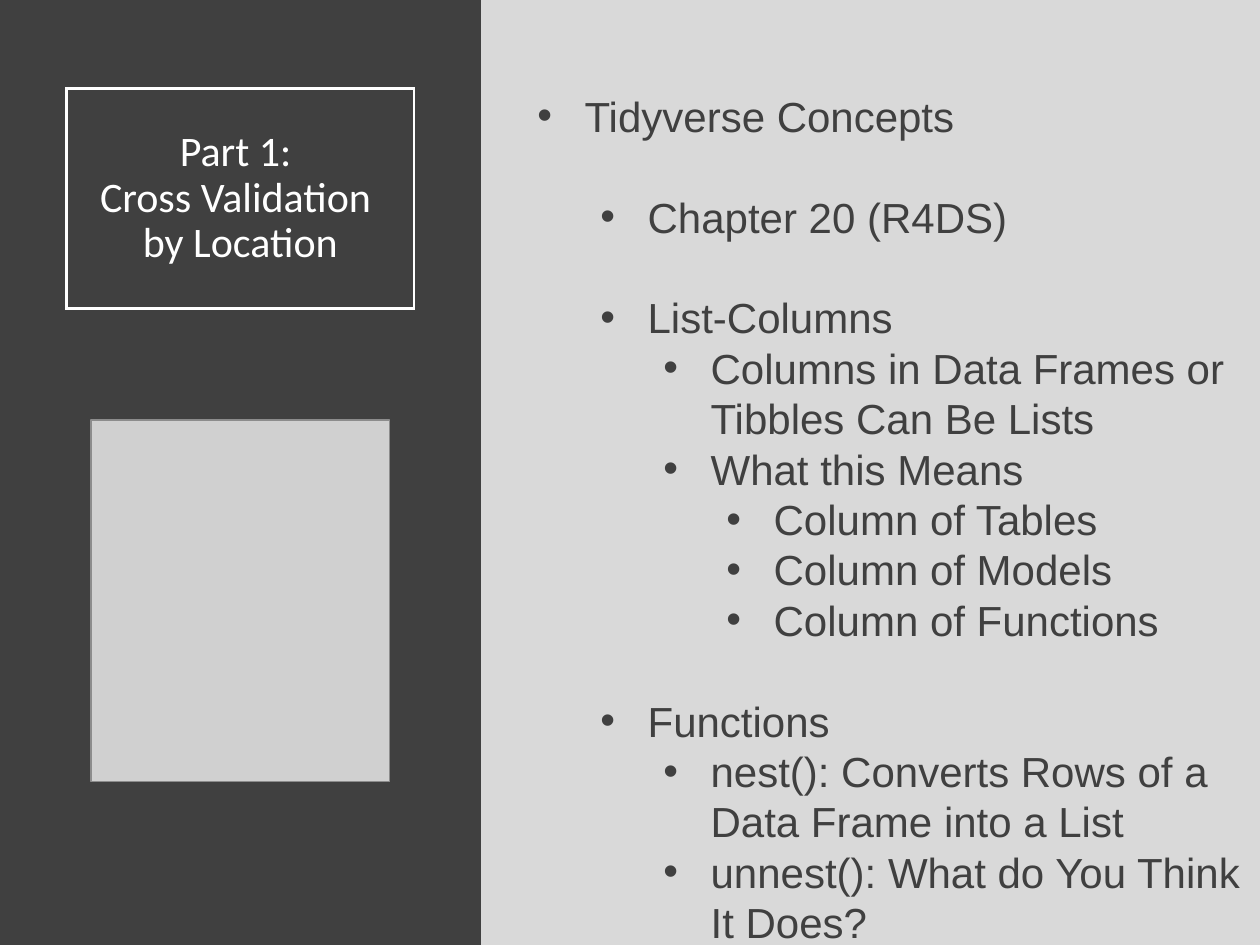
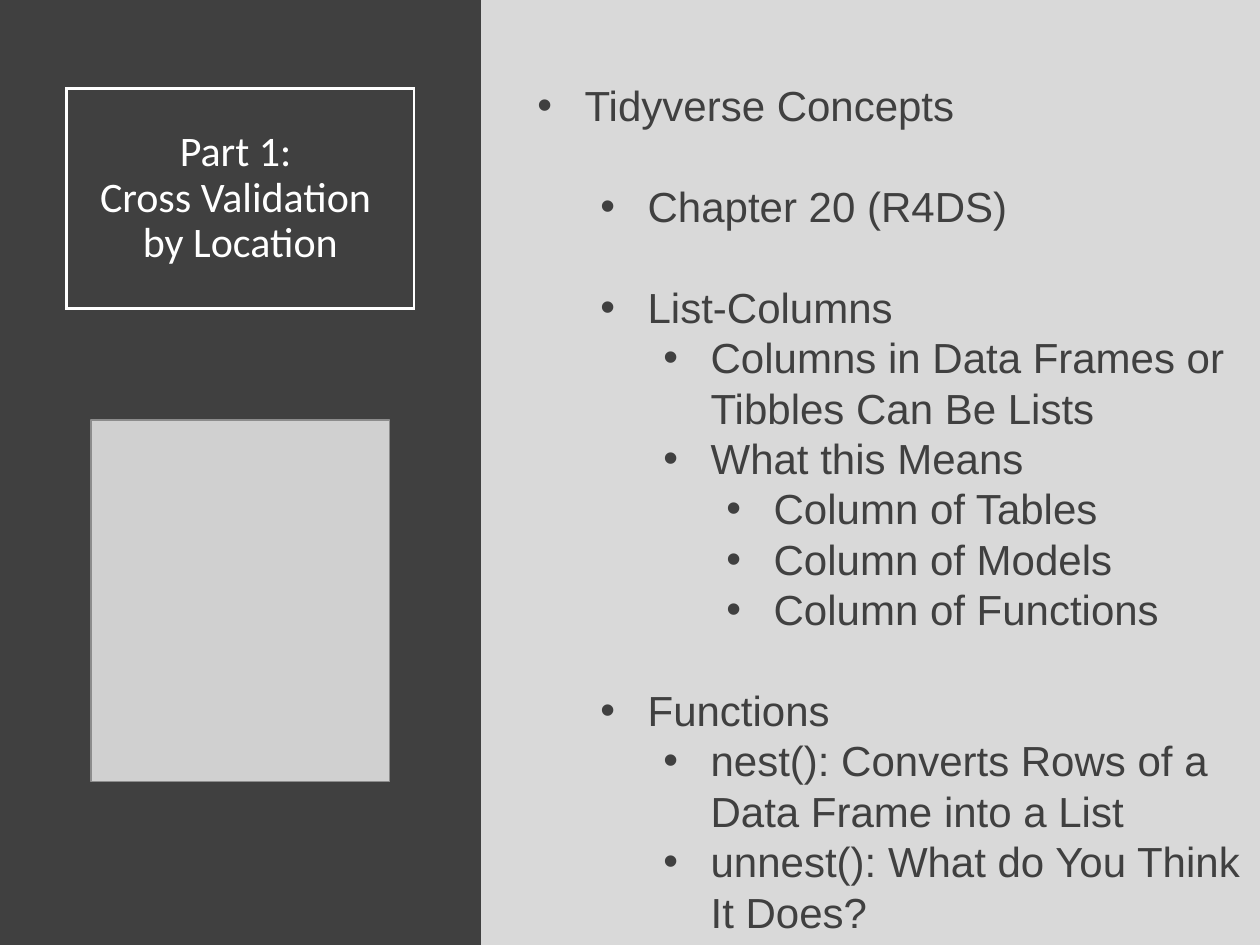
Before and after one commit to Yixf-Self/STOR320_WEBSITE, a slide deck: slide 6 of Lecture/Modeling 4/Modeling_4_Lecture.pptx. Drawn at 1260x945 pixels with LibreOffice and Linux fonts; fonts in the diff are those of the drawing; grey boxes stand for pictures. Boxes give left, top, right and bottom in pixels: in the first picture for what was removed or moved away, otherwise in the second. Text is boxed around its words. In the diff, an @@ line names an element or a change of style, - is before the commit and + after.

```diff
--- a/Lecture/Modeling 4/Modeling_4_Lecture.pptx
+++ b/Lecture/Modeling 4/Modeling_4_Lecture.pptx
@@ text "Tidyverse Concepts": place and size @@
-text "Tidyverse Concepts" at [585,101,1240,939]
+text "Tidyverse Concepts" at [585,90,1240,929]
```
Also in this commit, not shown: 4 other slides changed, 7 other files.
